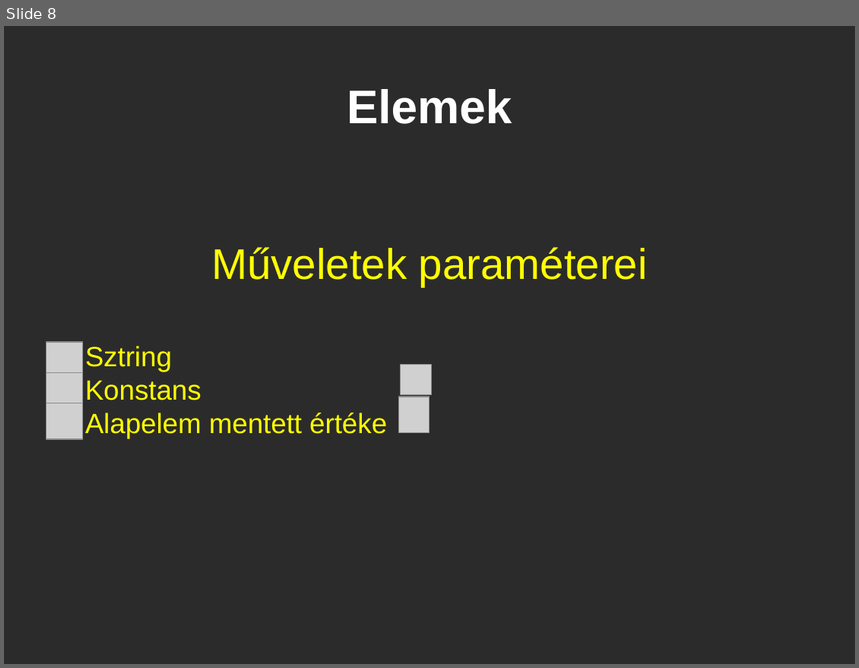
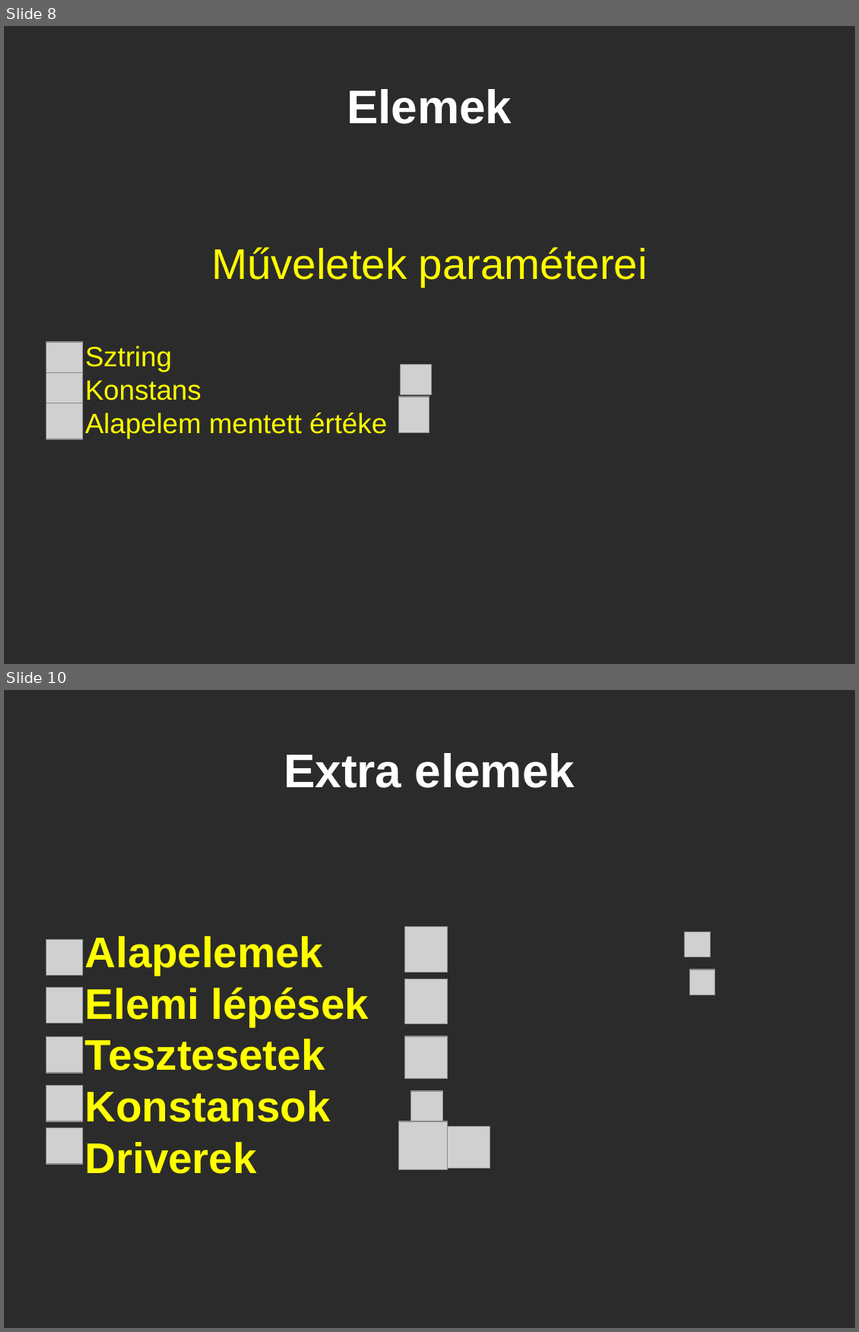
Before and after one commit to dallaszkorben/akoel-java-grawet, a slide deck: Grawit.odp. Shown one above the other, each under a label of ours: slide 8 before the commit, slides 8 and 10 after it; the slides between them are not shown. The pictures are 859x668 and 859x1332 pixels, drawn with LibreOffice and Linux fonts; fonts in the diff are those of the drawing; grey boxes stand for pictures; background and template pictures are left out; a plain dark background stands for a picture behind light text. Boxes give left, top, right and bottom in pixels: in the first picture for what was removed or moved away, otherwise in the second. Text is boxed around its words. In the diff, an @@ line names an element or a change of style, - is before the commit and + after.

```diff
--- a/Grawit.odp
+++ b/Grawit.odp
@@ slide 10 added at [4, 690, 855, 1328], background picture (left out) @@
@@ title added at [284, 753, 575, 788], 44 pt, text #FFFFFF, bold @@
+Extra elemek
@@ picture added at [47, 939, 83, 976] @@
@@ subtitle added at [85, 936, 369, 1174], 40 pt, text #FFFF00, bold @@
+Alapelemek
+Elemi lépések
+Tesztesetek
+Konstansok
+Driverek
@@ picture added at [405, 927, 448, 973] @@
@@ picture added at [685, 932, 711, 958] @@
@@ picture added at [405, 979, 448, 1024] @@
@@ picture added at [690, 970, 715, 995] @@
@@ picture added at [47, 987, 83, 1024] @@
@@ picture added at [47, 1037, 83, 1073] @@
@@ picture added at [405, 1037, 448, 1079] @@
@@ picture added at [47, 1085, 83, 1122] @@
@@ picture added at [412, 1091, 443, 1122] @@
@@ picture added at [399, 1122, 448, 1170] @@
@@ picture added at [47, 1129, 83, 1165] @@
@@ picture added at [448, 1126, 490, 1169] @@
```
Also in this commit, not shown: 1 slide changed.
